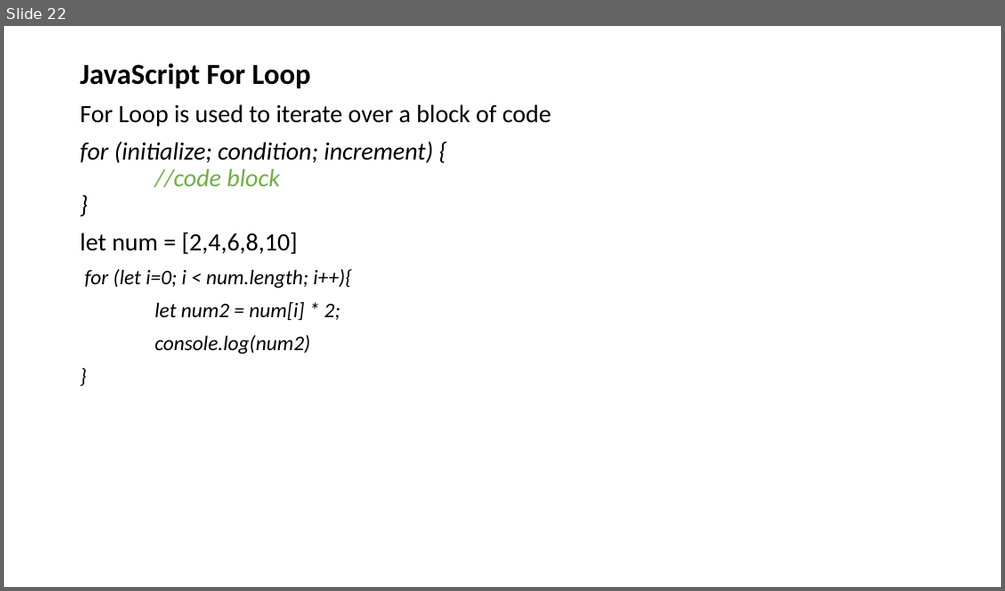
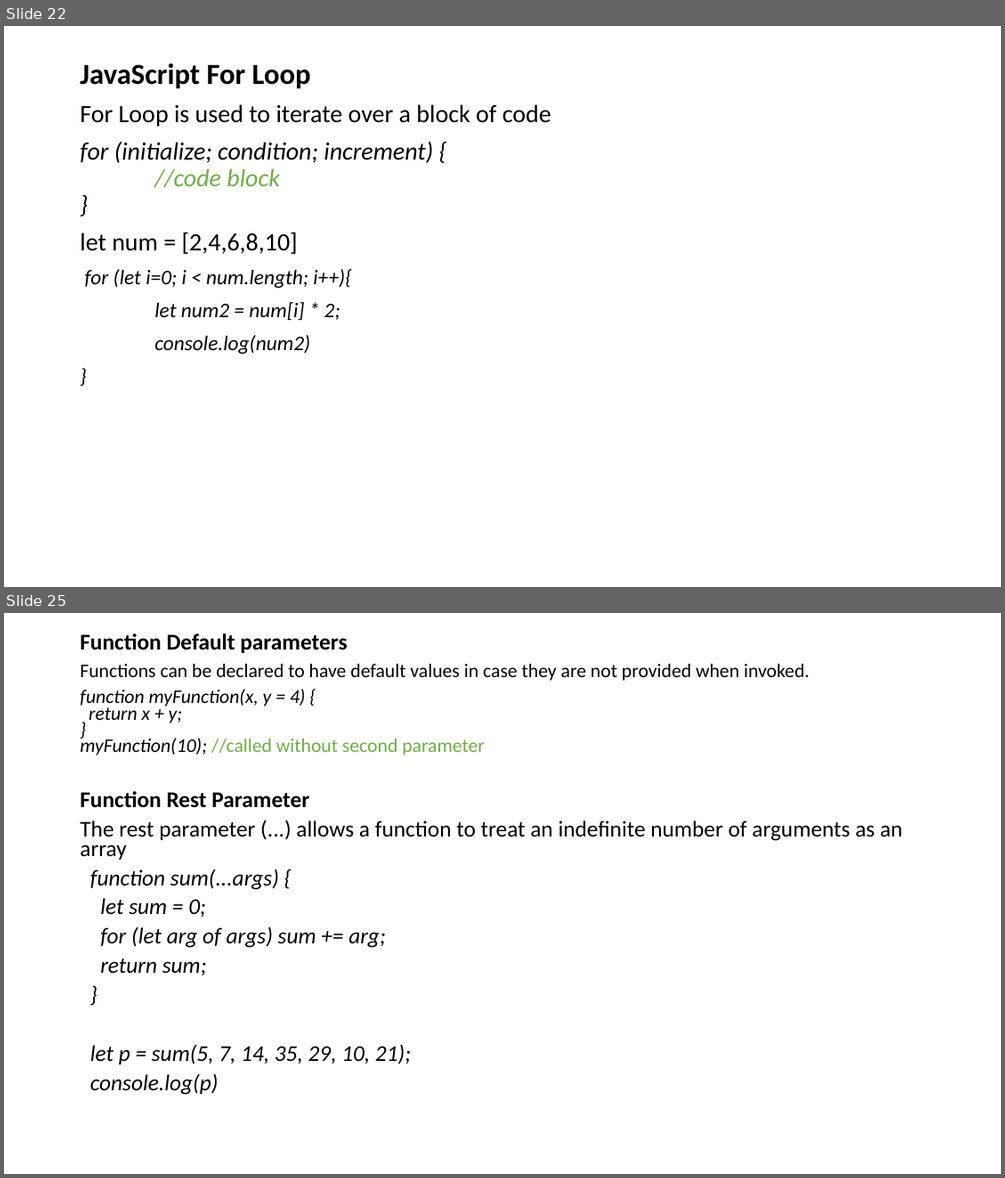
Before and after one commit to adeakinwe/AcademyFourPointZero, a slide deck: xx/lecture2/javascript/javascript.pptx. Shown one above the other, each under a label of ours: slide 22 before the commit, slides 22 and 25 after it; the slides between them are not shown. The pictures are 1005x591 and 1005x1178 pixels, drawn with LibreOffice and Linux fonts; fonts in the diff are those of the drawing. Boxes give left, top, right and bottom in pixels: in the first picture for what was removed or moved away, otherwise in the second. Text is boxed around its words. In the diff, an @@ line names an element or a change of style, - is before the commit and + after.

Commit message:
function

```diff
--- a/xx/lecture2/javascript/javascript.pptx
+++ b/xx/lecture2/javascript/javascript.pptx
@@ slide 25 added at <box>4,613,1001,1174</box>, background #FFFFFF @@
@@ text added at <box>80,633,902,1094</box>, 21.7 pt, text #000000 @@
+Function Default parameters
+Functions can be declared to have default values in case they are not provided when invoked.
+function myFunction(x, y = 4) {
+return x + y;
+}
+myFunction(10); //called without second parameter
+Function Rest Parameter
+The rest parameter (...) allows a function to treat an indefinite number of arguments as an array
+function sum(...args) {
+let sum = 0;
+for (let arg of args) sum += arg;
+return sum;
+}
+let p = sum(5, 7, 14, 35, 29, 10, 21);
+console.log(p)
```
Also in this commit, not shown: 3 other slides added, 1 other file.
